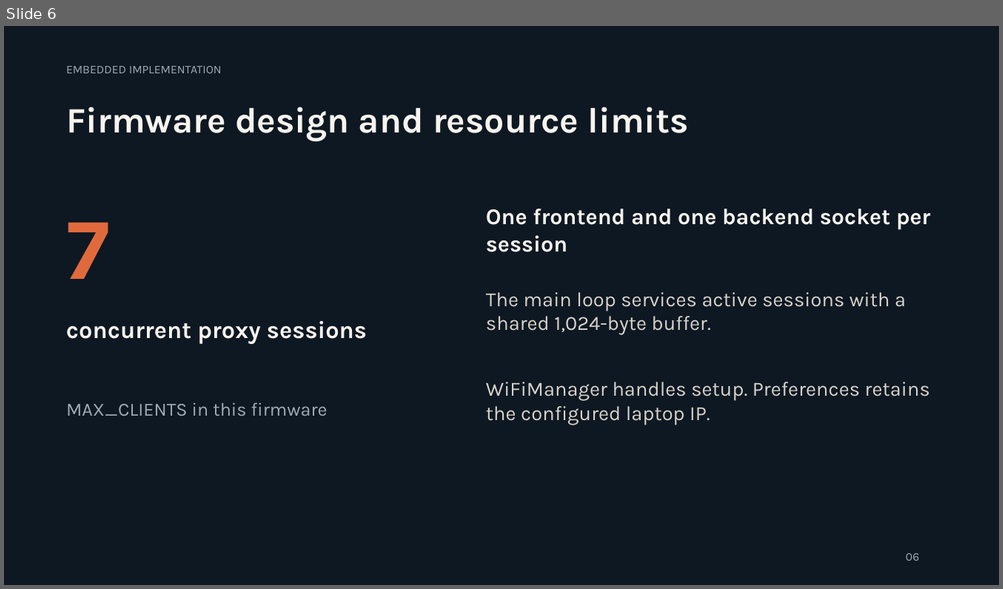
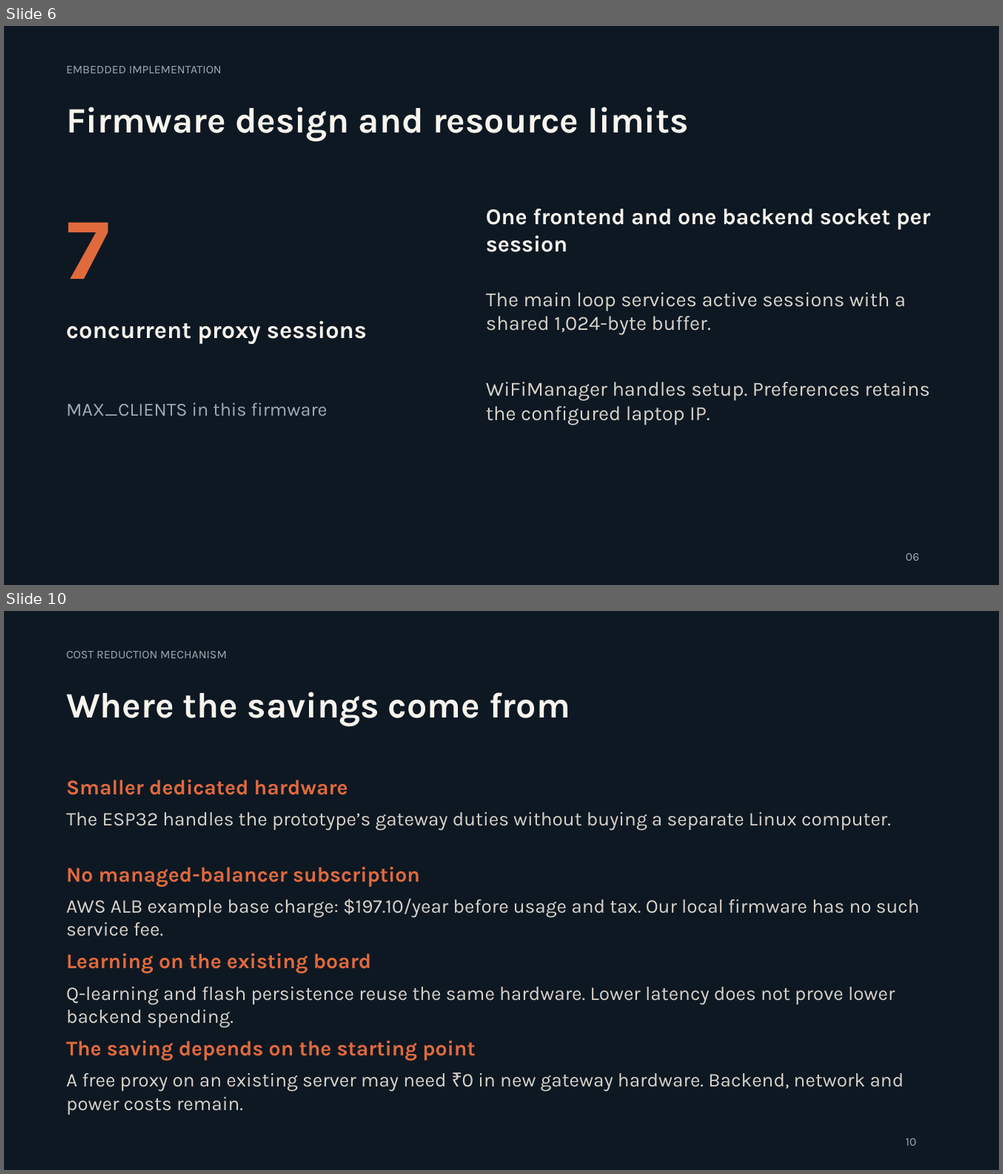
Before and after one commit to Abhyuday-06/Esp32LoadBal, a slide deck: presentation/ESP32_RL_Load_Balancer.pptx. Shown one above the other, each under a label of ours: slide 6 before the commit, slides 6 and 10 after it; the slides between them are not shown. The pictures are 1003x589 and 1003x1174 pixels, drawn with LibreOffice and Linux fonts; fonts in the diff are those of the drawing. Boxes give left, top, right and bottom in pixels: in the first picture for what was removed or moved away, otherwise in the second. Text is boxed around its words. In the diff, an @@ line names an element or a change of style, - is before the commit and + after.

Commit message:
docs: add DA3 cost comparison and savings analysis

```diff
--- a/presentation/ESP32_RL_Load_Balancer.pptx
+++ b/presentation/ESP32_RL_Load_Balancer.pptx
@@ slide 10 added at (4,611,999,1170), background #0E1822 @@
@@ text added at (66,651,227,658), 11.2 pt, text #A0ABB5 @@
+COST REDUCTION MECHANISM
@@ text added at (66,692,570,726), 34.5 pt, text #F7F4EE, bold @@
+Where the savings come from
@@ text added at (66,780,348,795), 20.2 pt, text #E16A3D, bold @@
+Smaller dedicated hardware
@@ text added at (66,812,891,831), 18.8 pt, text #D8D3CB @@
+The ESP32 handles the prototype’s gateway duties without buying a separate Linux computer.
@@ text added at (66,867,420,887), 20.2 pt, text #E16A3D, bold @@
+No managed-balancer subscription
@@ text added at (66,899,919,937), 18.8 pt, text #D8D3CB @@
+AWS ALB example base charge: $197.10/year before usage and tax. Our local firmware has no such service fee.
@@ text added at (66,954,372,974), 20.2 pt, text #E16A3D, bold @@
+Learning on the existing board
@@ text added at (66,987,894,1028), 18.8 pt, text #D8D3CB @@
+Q-learning and flash persistence reuse the same hardware. Lower latency does not prove lower backend spending.
@@ text added at (66,1041,475,1061), 20.2 pt, text #E16A3D, bold @@
+The saving depends on the starting point
@@ text added at (66,1073,904,1115), 18.8 pt, text #D8D3CB @@
+A free proxy on an existing server may need ₹0 in new gateway hardware. Backend, network and power costs remain.
@@ text added at (905,1139,916,1146), 11.2 pt, text #A0ABB5 @@
+10
```
Also in this commit, not shown: 15 slides changed, 4 other slides added, 1 other file.
